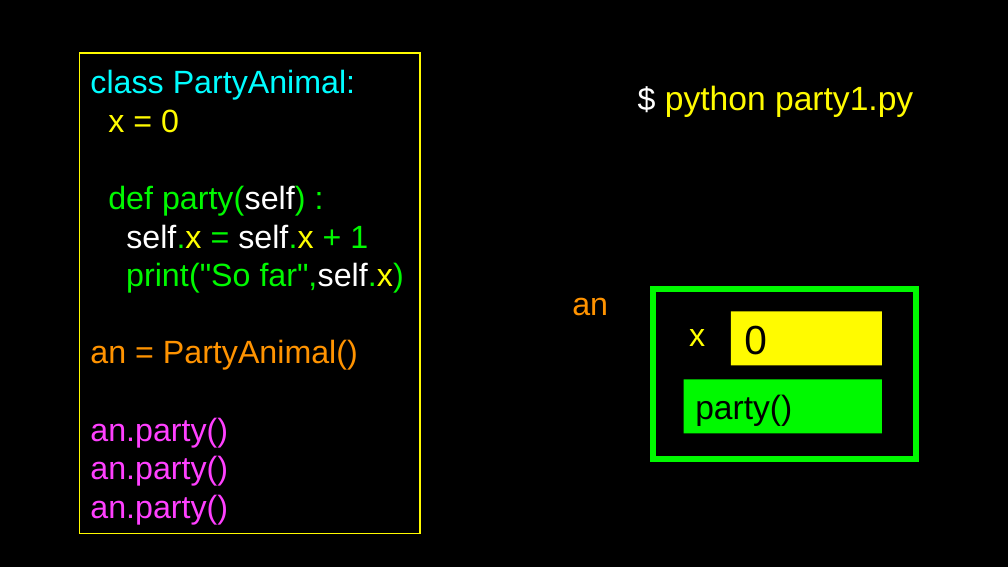
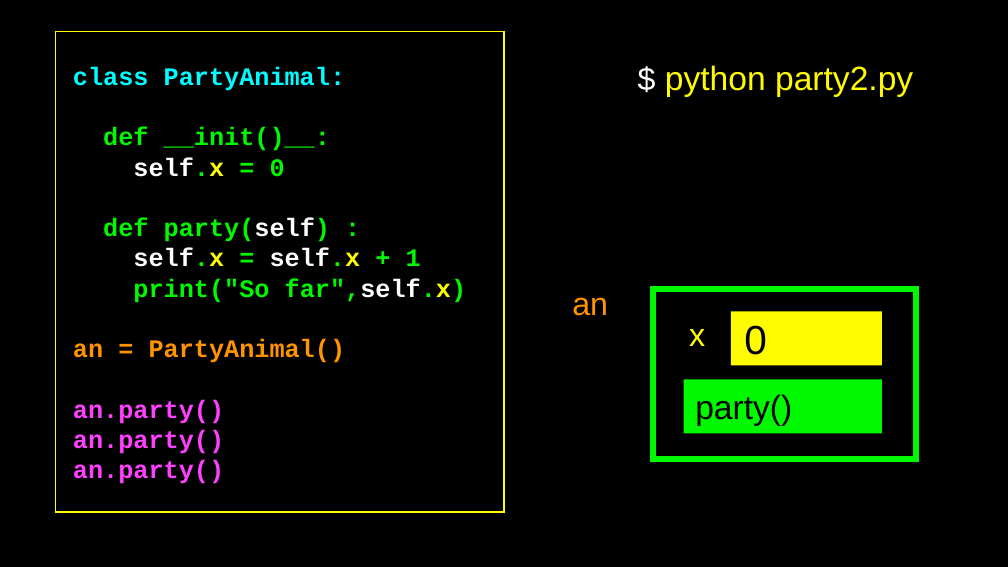
Before and after one commit to csev/py4e, a slide deck: slide 21 of lectures3/Pythonlearn-14-Objects.pptx. Drawn at 1008x567 pixels with LibreOffice and Linux fonts; fonts in the diff are those of the drawing. Boxes give left, top, right and bottom in pixels: in the first picture for what was removed or moved away, otherwise in the second. Text is boxed around its words. In the diff, an @@ line names an element or a change of style, - is before the commit and + after.

```diff
--- a/lectures3/Pythonlearn-14-Objects.pptx
+++ b/lectures3/Pythonlearn-14-Objects.pptx
@@ rectangle "class PartyAnimal:": place and size @@
-rectangle "class PartyAnimal:" at bbox=[80, 53, 420, 534]
+rectangle "class PartyAnimal:" at bbox=[55, 32, 504, 513]
@@ text in rectangle at bbox=[73, 67, 466, 484]: size 23 to 18 pt, font Arial to Courier New, bold on in "class PartyAnimal:", "def party(self) :", "self.x = self.x + 1", "print("So far",self.x)" and 4 more places @@
@@ text at bbox=[665, 65, 913, 97]: text changed @@
-$ python party1.py
+$ python party2.py
@@ text in rectangle at bbox=[103, 127, 330, 177]: text changed; size 23 to 18 pt; font Arial to Courier New; text colour #FFFB00 to #00F900; bold on @@
-x = 0
+def __init()__:
+self.x = 0
```
Also in this commit, not shown: 15 other slides changed, 10 other files.
